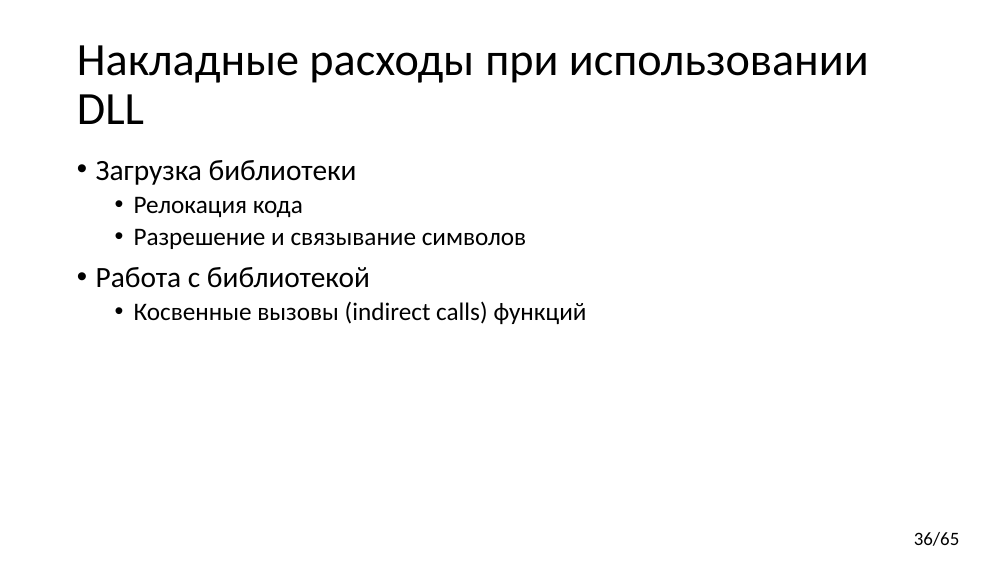
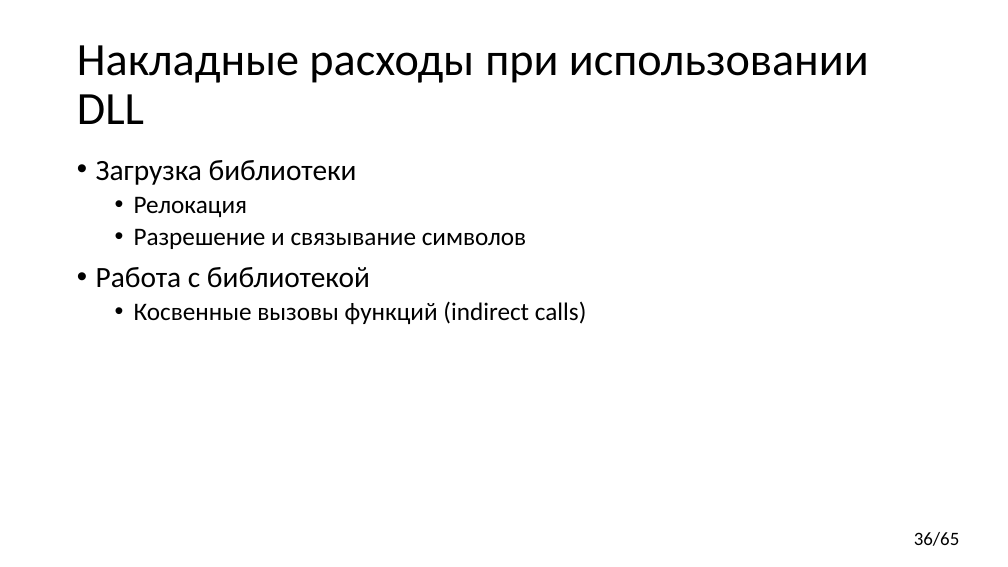
Before and after one commit to yugr/CppRussia, a slide deck: slide 36 of 2024/RU.pptx. Drawn at 1008x567 pixels with LibreOffice and Linux fonts; fonts in the diff are those of the drawing. Boxes give left, top, right and bottom in pixels: in the first picture for what was removed or moved away, otherwise in the second. Text is boxed around its words. In the diff, an @@ line names an element or a change of style, - is before the commit and + after.

```diff
--- a/2024/RU.pptx
+++ b/2024/RU.pptx
@@ text at [134, 196, 248, 217]: text changed @@
-  • Релокация кода
+  • Релокация
@@ text at [134, 301, 587, 324]: text changed @@
-  • Косвенные вызовы (indirect calls) функций
+  • Косвенные вызовы функций (indirect calls)
```
Also in this commit, not shown: 24 other slides changed.
